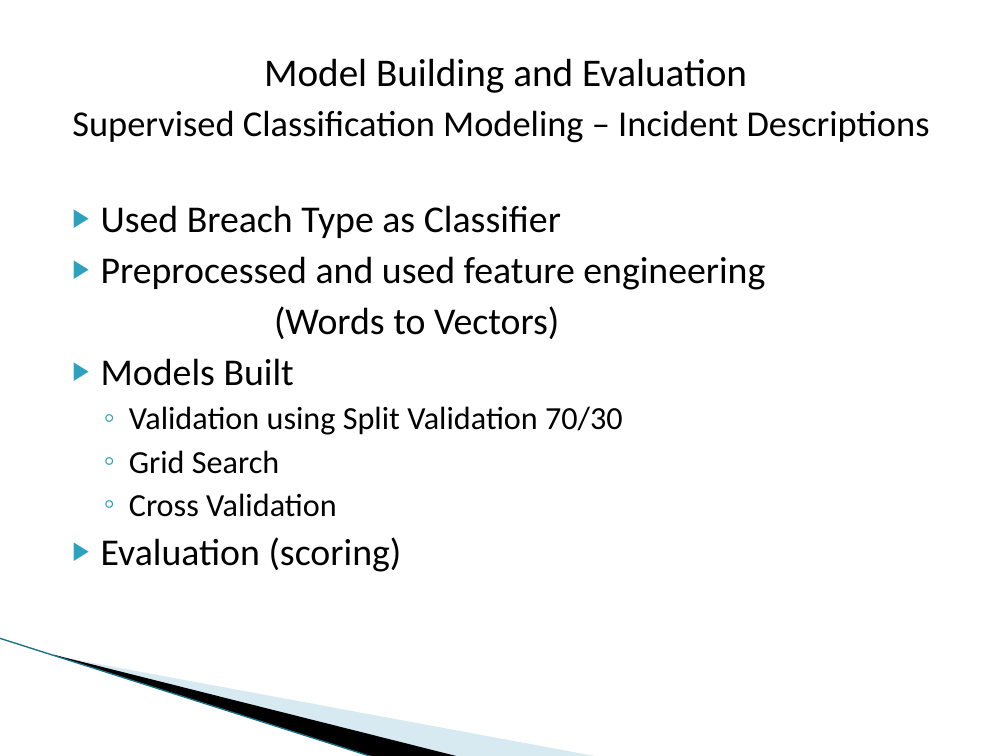
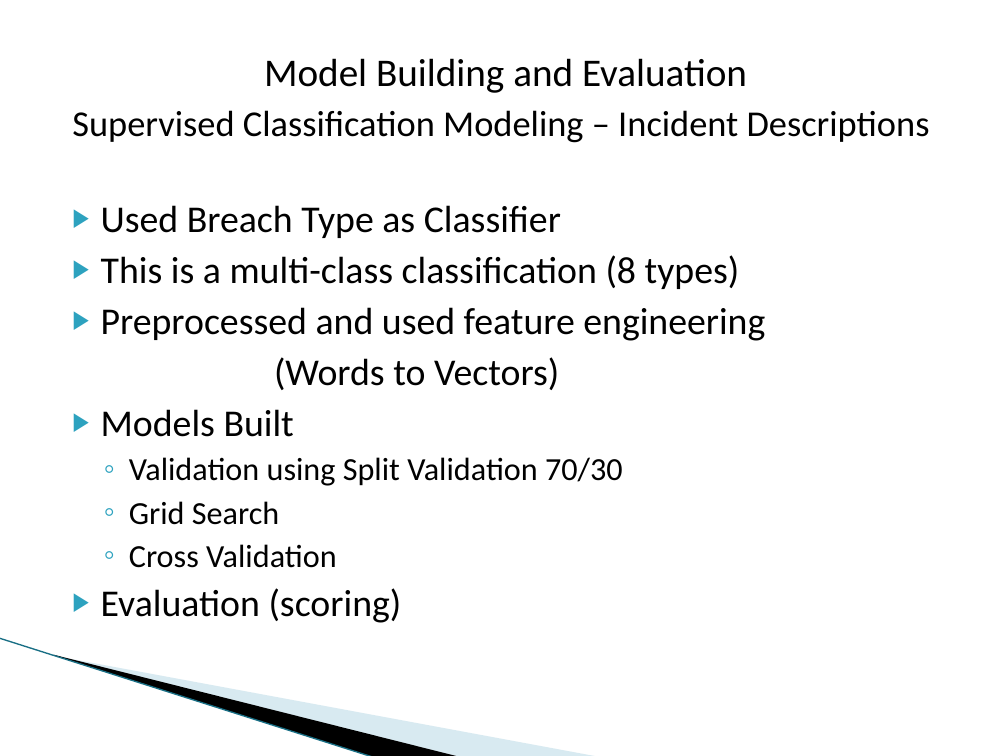
Before and after one commit to dmrod01/Capstone, a slide deck: slide 20 of Final Analysis - Data Capstone Project - Data Breaches.pptx. Drawn at 1008x756 pixels with LibreOffice and Linux fonts; fonts in the diff are those of the drawing; background and template pictures are left out. Boxes give left, top, right and bottom in pixels: in the first picture for what was removed or moved away, otherwise in the second. Text is boxed around its words. In the diff, an @@ line names an element or a change of style, - is before the commit and + after.

```diff
--- a/Final Analysis - Data Capstone Project - Data Breaches.pptx
+++ b/Final Analysis - Data Capstone Project - Data Breaches.pptx
@@ text at (101,255,740,289): paragraph added @@
+▶ This is a multi-class classification (8 types)
```
Also in this commit, not shown: 2 other slides changed, 10 slides added.
